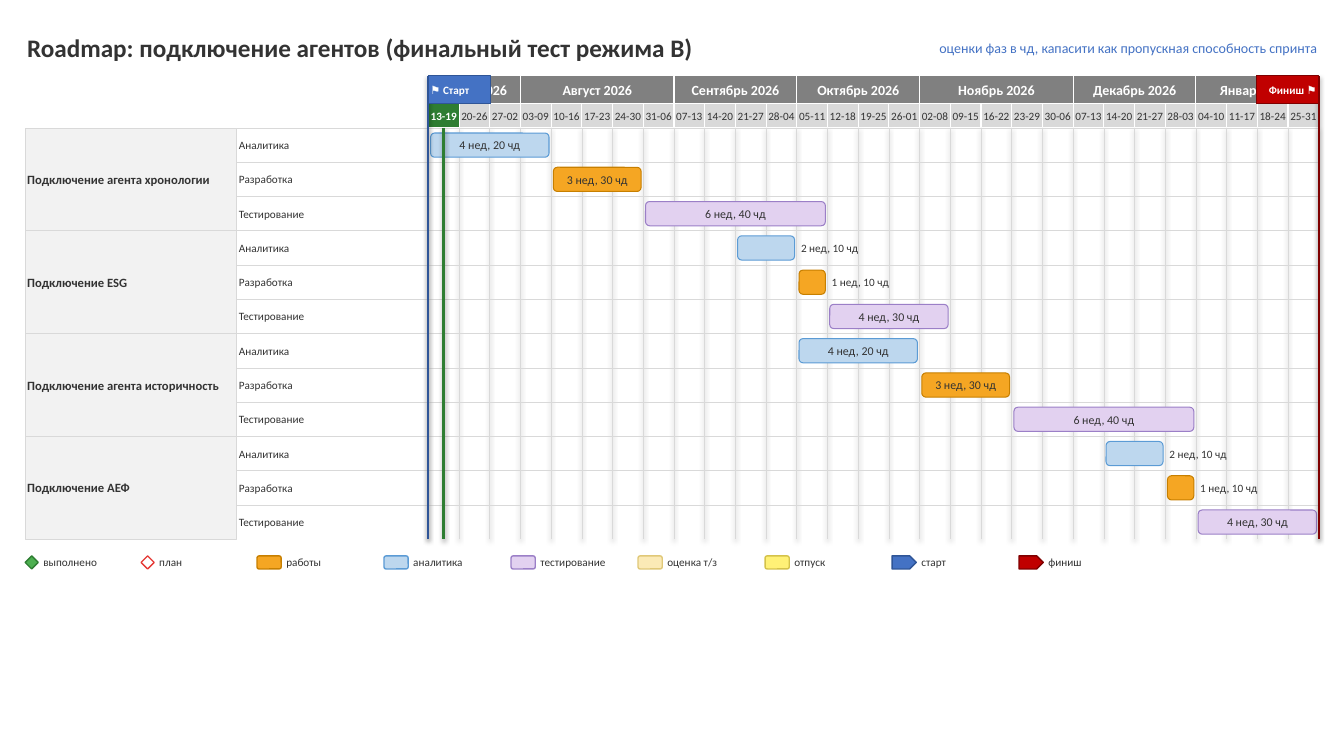
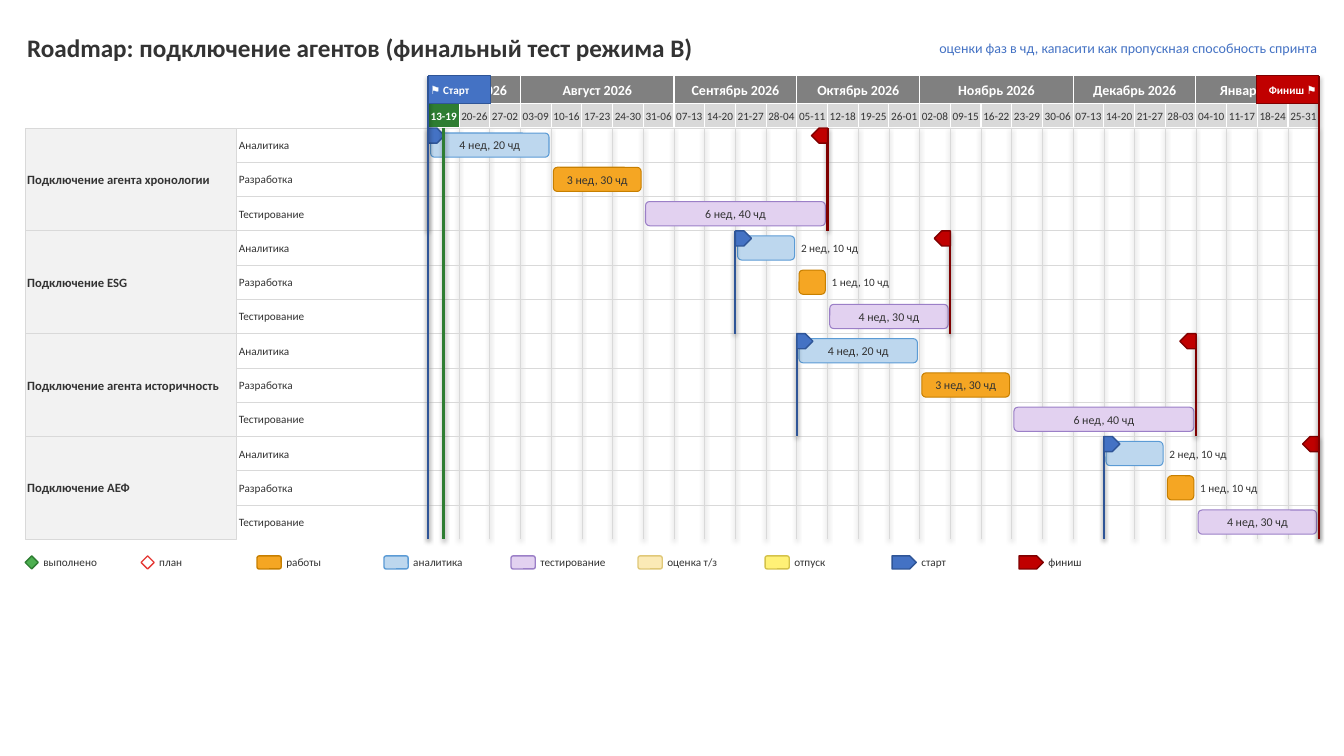
Before and after one commit to njreyesc/roadmap-builder, a slide deck: slide 1 of roadmap.pptx. Drawn at 1344x756 pixels with LibreOffice and Linux fonts; fonts in the diff are those of the drawing. Boxes give left, top, right and bottom in pixels: in the first picture for what was removed or moved away, otherwise in the second. Text is boxed around its words. In the diff, an @@ line names an element or a change of style, - is before the commit and + after.

```diff
--- a/roadmap.pptx
+++ b/roadmap.pptx
@@ line added from (429, 128) to (429, 231), #2F5597 1.5 pt @@
@@ pentagon arrow added at (429, 128, 445, 143), fill #4472C4, outline #2F5597 1 pt @@
@@ pentagon arrow added at (812, 128, 828, 143), fill #C00000, outline #7F0000 1 pt @@
@@ line added from (828, 128) to (828, 231), #7F0000 1.5 pt @@
@@ line added from (736, 231) to (736, 334), #2F5597 1.5 pt @@
@@ pentagon arrow added at (736, 231, 752, 246), fill #4472C4, outline #2F5597 1 pt @@
@@ pentagon arrow added at (935, 231, 951, 246), fill #C00000, outline #7F0000 1 pt @@
@@ line added from (951, 231) to (951, 334), #7F0000 1.5 pt @@
@@ line added from (798, 334) to (798, 437), #2F5597 1.5 pt @@
@@ pentagon arrow added at (798, 334, 814, 349), fill #4472C4, outline #2F5597 1 pt @@
@@ pentagon arrow added at (1180, 334, 1196, 349), fill #C00000, outline #7F0000 1 pt @@
@@ line added from (1196, 334) to (1196, 437), #7F0000 1.5 pt @@
@@ line added from (1104, 437) to (1104, 539), #2F5597 1.5 pt @@
@@ pentagon arrow added at (1104, 437, 1120, 452), fill #4472C4, outline #2F5597 1 pt @@
@@ pentagon arrow added at (1303, 437, 1319, 452), fill #C00000, outline #7F0000 1 pt @@
@@ line added from (1319, 437) to (1319, 539), #7F0000 1.5 pt @@
```
Also in this commit, not shown: 10 other files.
